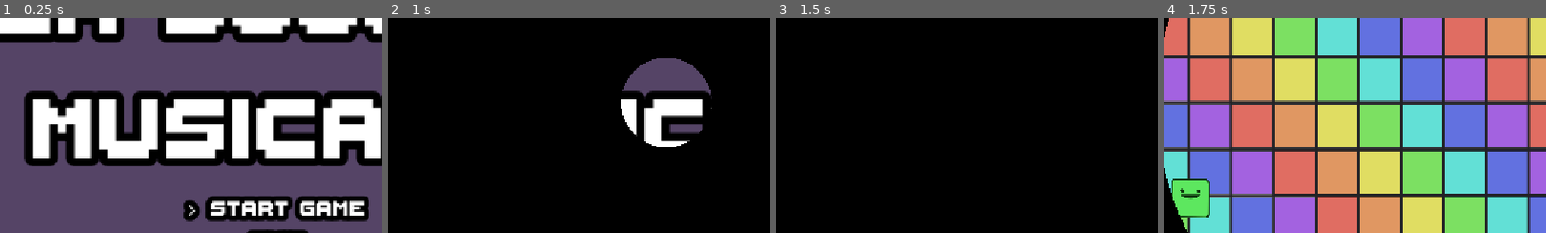
Above: before the commit, frames 1-4 (left to right).
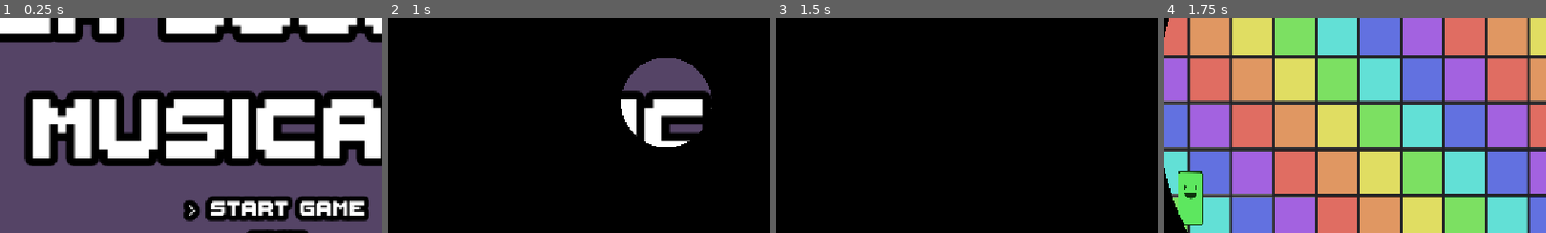
Above: after the commit, the same moments.

Repository: les-brows/la-boucle-musicale
Game: Godot game, scene res://Levels/MainMenu/MainMenu.tscn
Same seed, same stepped clock (60 frames per second), same inputs: the game is played once before the commit and once after it.
Inputs (mouse positions are % of the whole screen's width and height, from its top left):
- Up to frame 1 (0.25 s): no input
- Up to frame 2 (1 s): tap Enter (ui_accept) at 0.5, 0.77 s; move the mouse to (72, 45) at 0.52 s; hold D (player1_right) from 0.53 s (still down); right-click (72, 45) at 0.6 s
- Up to frame 3 (1.5 s): move the mouse to (30, 55) at 1.27 s; release D (player1_right) at 1.28 s; hold S (player1_down) from 1.28 s (still down); right-click (30, 55) at 1.35 s
- Up to frame 4 (1.75 s): keep holding S (player1_down); tap Enter (ui_accept) at 1.52 s
The pictures show only the part of the screen within x 14-64%, y 30-80%; the shares and areas given below are measured in that part.

Frames 1-3 are identical in both runs. In frame 4, 1.2% of the frame differs, in the area x 2-12%, y 71-97%.

Commit message:
feat: add animations for character

Diff:
--- a/Objects/Player/player.gd
+++ b/Objects/Player/player.gd
@@ -55,6 +55,17 @@
 	#$KeySprite.visible =  press_action.get_connections().size() > 0
 
 func _on_player_move(move_x :float, move_y : float) -> void:
+
+	var tween = get_tree().create_tween()
+	if(move_x == 0 && move_y == 0):
+		tween.tween_property(spritePlayer, "scale", Vector2(0.20, 0.20), 0.2)
+	if(move_x != 0 && move_y == 0):
+		tween.tween_property(spritePlayer, "scale", Vector2(0.3, 0.12), 0.2)
+	if(move_x == 0 && move_y != 0):
+		tween.tween_property(spritePlayer, "scale", Vector2(0.12, 0.3), 0.2)
+	if(move_x != 0 && move_y != 0):
+		tween.tween_property(spritePlayer, "scale", Vector2(0.15, 0.15), 0.2)
+
 	targetDir.x = move_x
 	if targetDir.length() > 1:
 		targetDir = targetDir.normalized()
Not shown: 1 places in Levels/ScrollingLevel.tscn that only renumber resources
Not shown: 1 places in MainScene.tscn that only renumber resources
Not shown: 1 places in Objects/Player/Player.tscn that only renumber resources
